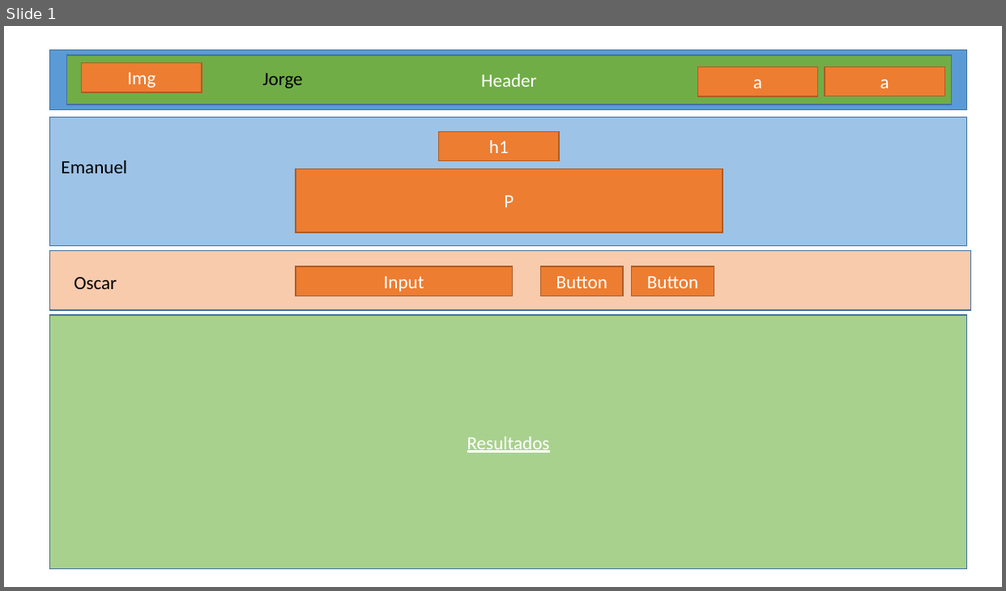
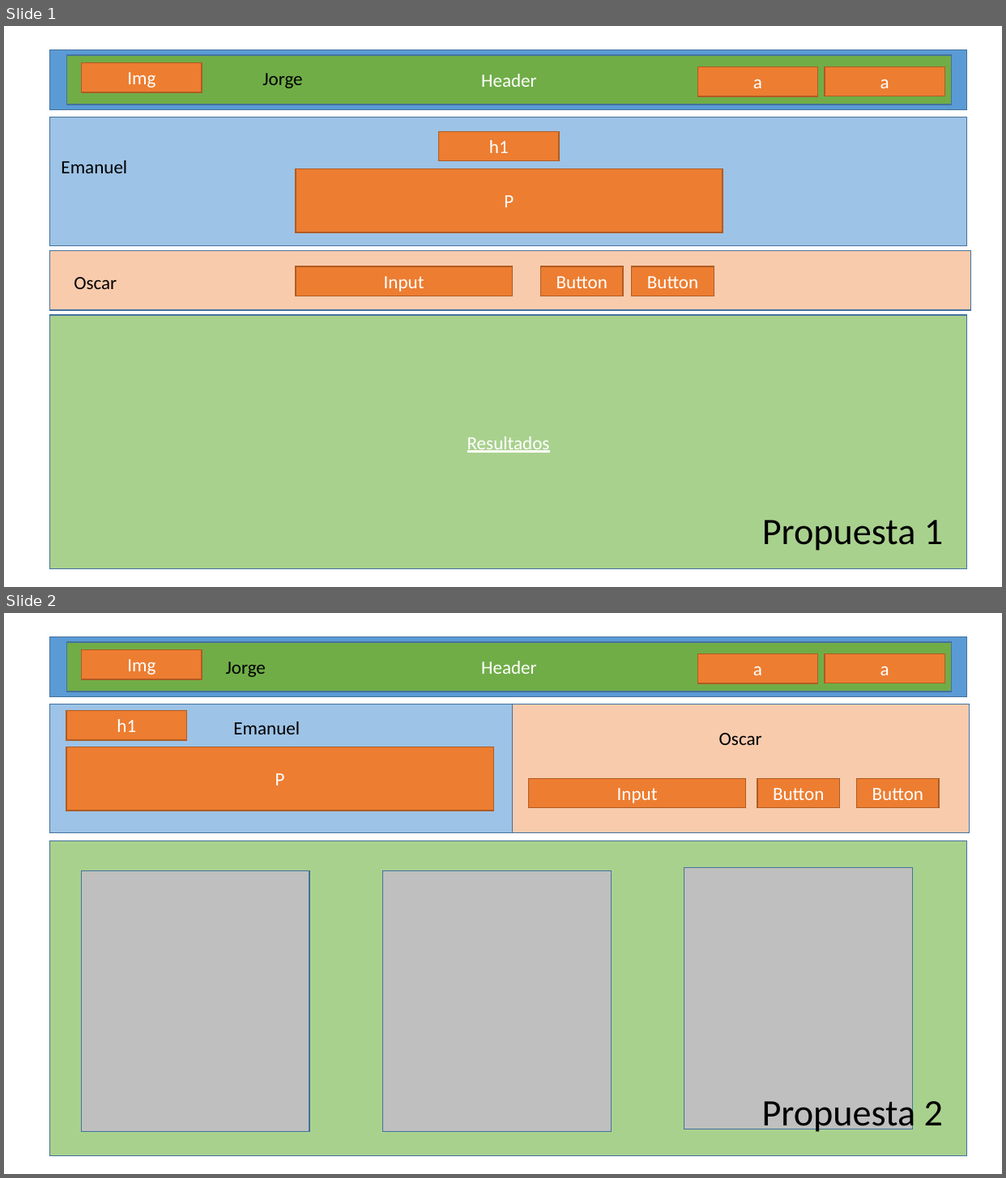
Before and after one commit to Oscar13G/BEDU-Fase2-Proyecto_1, a slide deck: Documentacion/BEDU.pptx. Shown one above the other, each under a label of ours: slide 1 before the commit, slides 1 and 2 after it. The pictures are 1006x591 and 1006x1178 pixels, drawn with LibreOffice and Linux fonts; fonts in the diff are those of the drawing. Boxes give left, top, right and bottom in pixels: in the first picture for what was removed or moved away, otherwise in the second. Text is boxed around its words. In the diff, an @@ line names an element or a change of style, - is before the commit and + after.

Commit message:
Propuesta 2

```diff
--- a/Documentacion/BEDU.pptx
+++ b/Documentacion/BEDU.pptx
@@ slide 2 added at [4, 613, 1002, 1174], background #FFFFFF @@
@@ rectangle added at [49, 637, 967, 697], fill #5B9BD5, outline #43739E 1 pt @@
@@ rectangle added at [66, 642, 952, 692], fill #70AD47, outline #43739E 1 pt, 18 pt, text #FFFFFF @@
+Header
@@ rectangle added at [82, 649, 202, 679], fill #ED7D31, outline #AF5C24 1 pt, 18 pt, text #FFFFFF @@
+Img
@@ rectangle added at [698, 654, 819, 683], fill #ED7D31, outline #AF5C24 1 pt, 18 pt, text #FFFFFF @@
+a
@@ rectangle added at [825, 653, 945, 683], fill #ED7D31, outline #AF5C24 1 pt, 18 pt, text #FFFFFF @@
+a
@@ text added at [226, 662, 266, 677], 18 pt, text #000000 @@
+Jorge
@@ rectangle added at [49, 705, 513, 833], fill #9DC3E6, outline #43739E 1 pt @@
@@ rectangle added at [513, 705, 970, 833], fill #F8CBAD, outline #43739E 1 pt @@
@@ rectangle added at [66, 710, 187, 739], fill #ED7D31, outline #AF5C24 1 pt, 18 pt, text #FFFFFF @@
+h1
@@ text added at [233, 722, 300, 735], 18 pt, text #000000 @@
+Emanuel
@@ text added at [719, 733, 762, 745], 18 pt, text #000000 @@
+Oscar
@@ rectangle added at [66, 747, 493, 811], fill #ED7D31, outline #AF5C24 1 pt, 18 pt, text #FFFFFF @@
+P
@@ rectangle added at [529, 778, 746, 807], fill #ED7D31, outline #AF5C24 1 pt, 18 pt, text #FFFFFF @@
+Input
@@ rectangle added at [757, 778, 839, 807], fill #ED7D31, outline #AF5C24 1 pt, 18 pt, text #FFFFFF @@
+Button
@@ rectangle added at [857, 778, 939, 807], fill #ED7D31, outline #AF5C24 1 pt, 18 pt, text #FFFFFF @@
+Button
@@ rectangle added at [49, 841, 967, 1157], fill #A9D18E, outline #43739E 1 pt @@
@@ rectangle added at [81, 871, 309, 1131], fill #BFBFBF, outline #43739E 1 pt @@
@@ rectangle added at [383, 871, 612, 1131], fill #BFBFBF, outline #43739E 1 pt @@
@@ rectangle added at [684, 868, 913, 1130], fill #BFBFBF, outline #43739E 1 pt @@
@@ text added at [762, 1094, 943, 1135], 36 pt, text #000000 @@
+Propuesta 2
@@ slide 1 changed as well @@
@@ text added at [762, 520, 943, 551], 36 pt, text #000000 @@
+Propuesta 1
```
Also in this commit, not shown: 1 other slide added.
